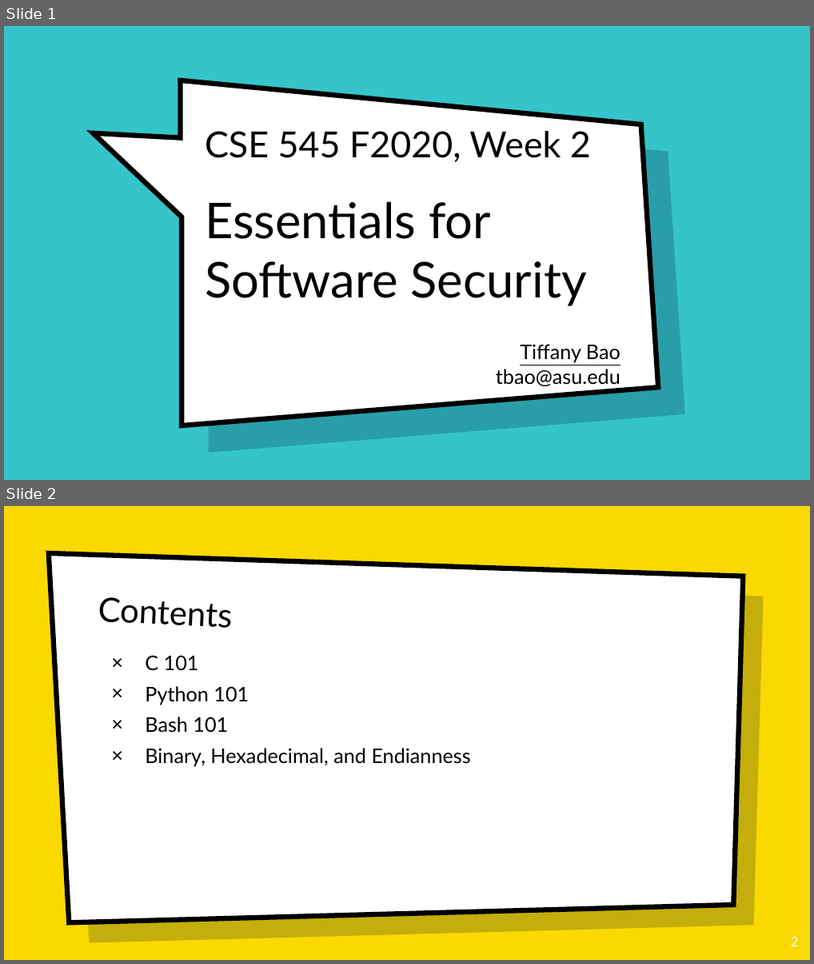
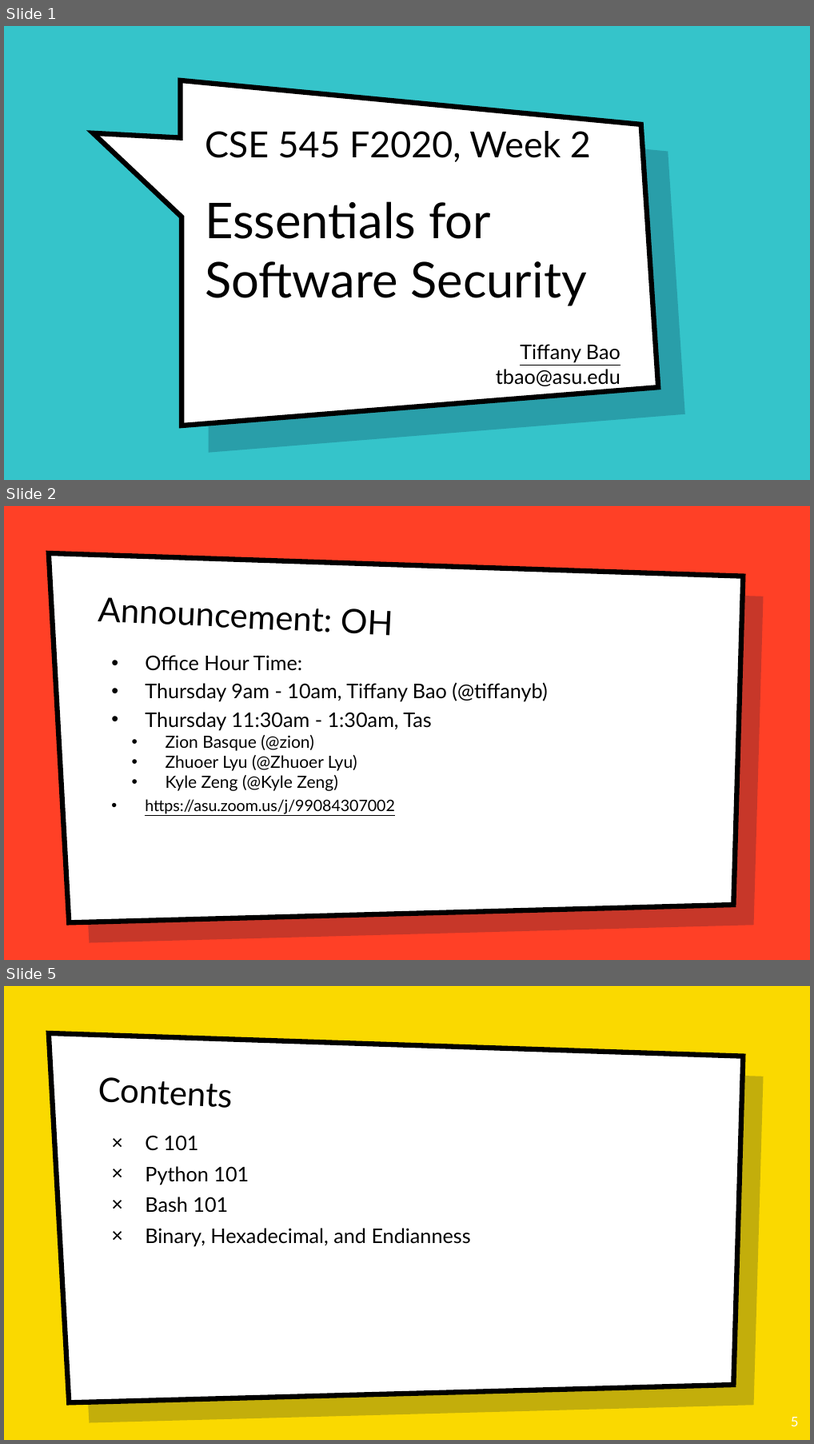
Before and after one commit to tiffanyb/tiffanyb.github.io, a slide deck: courses/cse545/slides/02-prerequisites.pptx. Shown one above the other, each under a label of ours: slides 1 and 2 before the commit, slides 1, 2 and 5 after it; the slides between them are not shown. The pictures are 814x964 and 814x1444 pixels, drawn with LibreOffice and Linux fonts; fonts in the diff are those of the drawing; background and template pictures are left out. Boxes give left, top, right and bottom in pixels: in the first picture for what was removed or moved away, otherwise in the second. Text is boxed around its words. In the diff, an @@ line names an element or a change of style, - is before the commit and + after.

```diff
--- a/courses/cse545/slides/02-prerequisites.pptx
+++ b/courses/cse545/slides/02-prerequisites.pptx
@@ slide 2 added at <box>4,506,810,960</box>, background picture (left out); not listed: 2 template elements that a slide beside it also shows @@
@@ text added at <box>98,597,393,636</box>, 40 pt, text #000000 @@
+Announcement: OH
@@ text added at <box>145,655,547,814</box>, 24 pt, text #000000 @@
+• Office Hour Time:
+• Thursday 9am - 10am, Tiffany Bao (@tiffanyb)
+• Thursday 11:30am - 1:30am, Tas
+  • Zion Basque (@zion)
+  • Zhuoer Lyu (@Zhuoer Lyu)
+  • Kyle Zeng (@Kyle Zeng)
+• https://asu.zoom.us/j/99084307002
@@ what was slide 2 is now slide 5 @@
@@ page number at <box>791,1416,799,1426</box>: text changed @@
-2
+5
```
Also in this commit, not shown: 5 other slides added, 3 other files.
